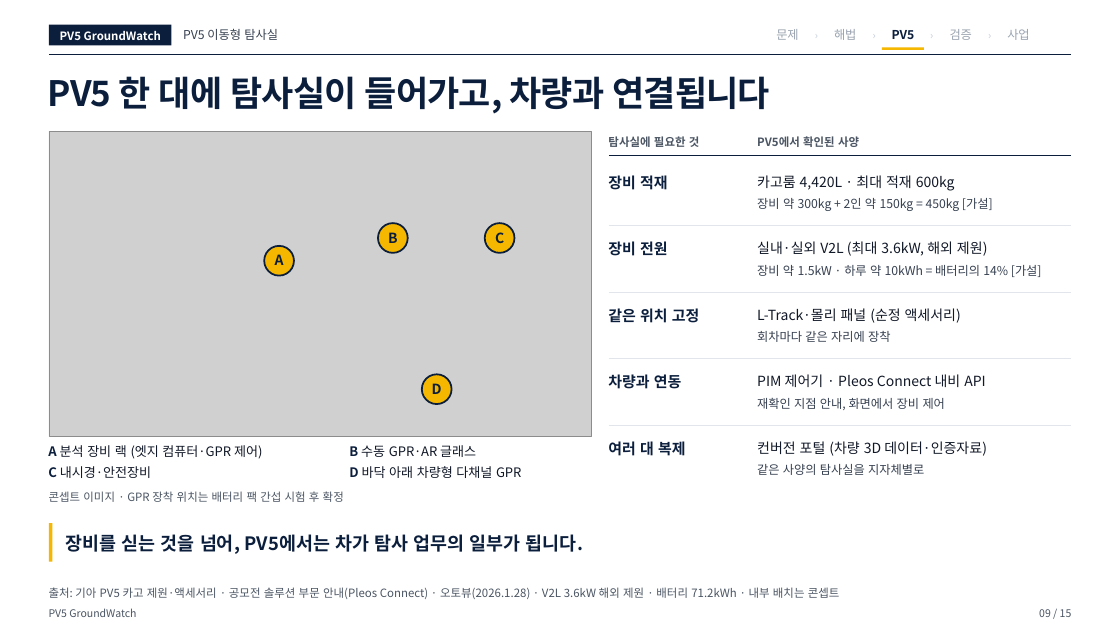
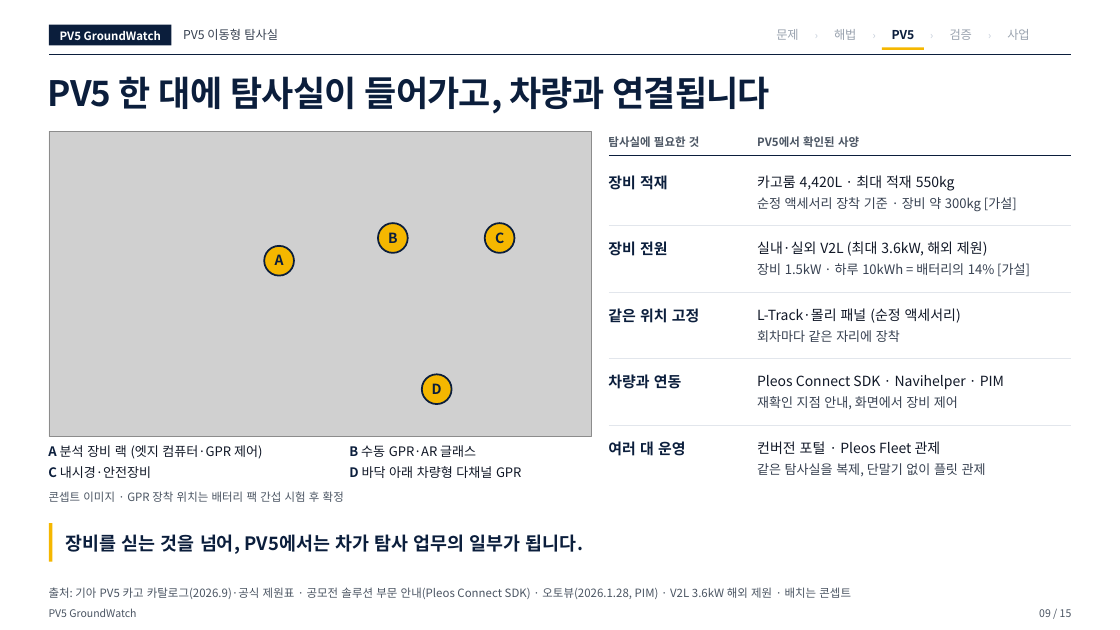
Before and after one commit to woojin-choe/pv5-hose-lab, a slide deck: slide 9 of ppt_all/PV5_GroundWatch_10_23.pptx. Drawn at 1120x630 pixels with LibreOffice and Linux fonts; fonts in the diff are those of the drawing; grey boxes stand for pictures. Boxes give left, top, right and bottom in pixels: in the first picture for what was removed or moved away, otherwise in the second. Text is boxed around its words. In the diff, an @@ line names an element or a change of style, - is before the commit and + after.

```diff
--- a/ppt_all/PV5_GroundWatch_10_23.pptx
+++ b/ppt_all/PV5_GroundWatch_10_23.pptx
@@ text at [757, 175, 955, 191]: text changed @@
-카고룸 4,420L · 최대 적재 600kg
+카고룸 4,420L · 최대 적재 550kg
@@ text at [757, 197, 1017, 212]: text changed; size 10.5 to 11.2 pt @@
-장비 약 300kg + 2인 약 150kg = 450kg [가설]
+순정 액세서리 장착 기준 · 장비 약 300kg [가설]
@@ text at [757, 263, 1030, 277]: text changed; size 10.5 to 11.2 pt @@
-장비 약 1.5kW · 하루 약 10kWh = 배터리의 14% [가설]
+장비 1.5kW · 하루 10kWh = 배터리의 14% [가설]
@@ text "회차마다 같은 자리에 장착" at [757, 330, 900, 342]: size 10.5 to 11.2 pt @@
@@ text at [757, 375, 1004, 390]: text changed @@
-PIM 제어기 · Pleos Connect 내비 API
+Pleos Connect SDK · Navihelper · PIM
@@ text "재확인 지점 안내, 화면에서 장비 ..." at [757, 396, 958, 409]: size 10.5 to 11.2 pt @@
@@ text at [608, 441, 686, 456]: text changed @@
-여러 대 복제
+여러 대 운영
@@ text at [757, 441, 941, 454]: text changed @@
-컨버전 포털 (차량 3D 데이터·인증자료)
+컨버전 포털 · Pleos Fleet 관제
@@ text at [757, 463, 986, 476]: text changed; size 10.5 to 11.2 pt @@
-같은 사양의 탐사실을 지자체별로
+같은 탐사실을 복제, 단말기 없이 플릿 관제
@@ text at [49, 587, 851, 599]: text changed @@
-출처: 기아 PV5 카고 제원·액세서리 · 공모전 솔루션 부문 안내(Pleos Connect) · 오토뷰(2026.1.28) · V2L 3.6kW 해외 제원 · 배터리 71.2kWh · 내부 배치는 콘셉트
+출처: 기아 PV5 카고 카탈로그(2026.9)·공식 제원표 · 공모전 솔루션 부문 안내(Pleos Connect SDK) · 오토뷰(2026.1.28, PIM) · V2L 3.6kW 해외 제원 · 배치는 콘셉트
```
Also in this commit, not shown: 11 other slides changed, 18 other files.
